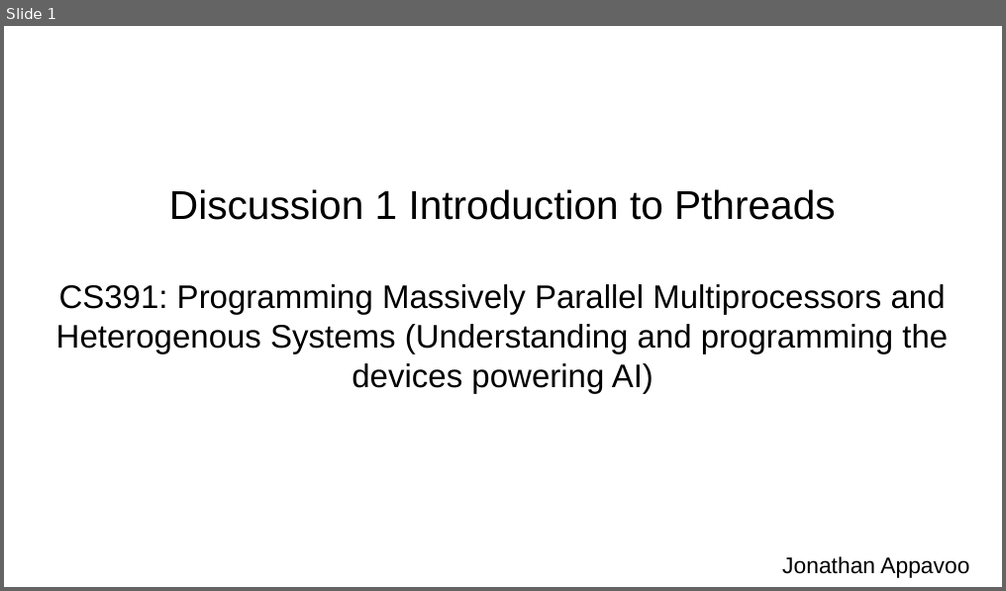
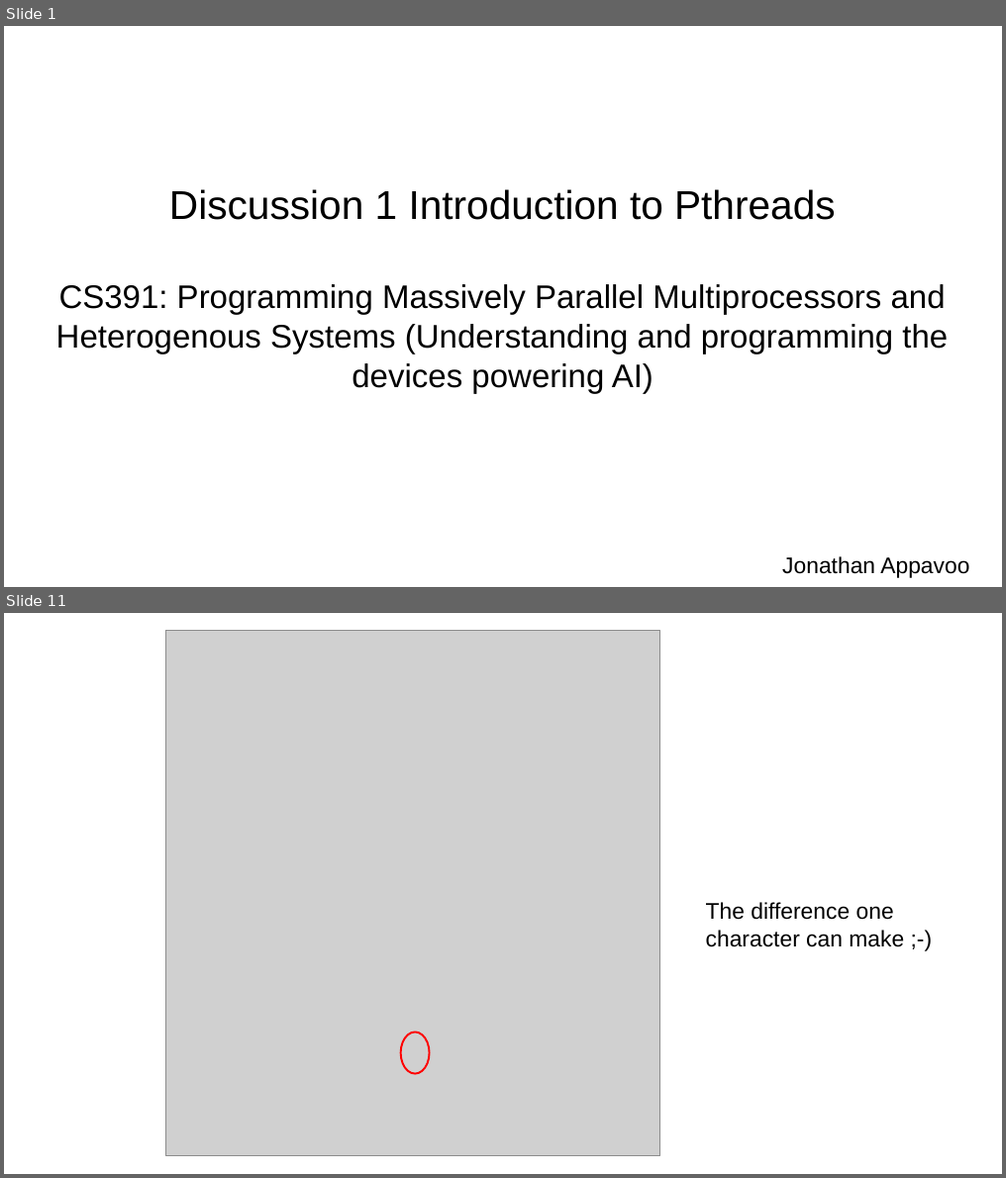
Before and after one commit to jappavoo/cudasudawuda, a slide deck: content/part1/disc0/slides.odp. Shown one above the other, each under a label of ours: slide 1 before the commit, slides 1 and 11 after it; the slides between them are not shown. The pictures are 1006x591 and 1006x1178 pixels, drawn with LibreOffice and Linux fonts; fonts in the diff are those of the drawing; grey boxes stand for pictures. Boxes give left, top, right and bottom in pixels: in the first picture for what was removed or moved away, otherwise in the second. Text is boxed around its words. In the diff, an @@ line names an element or a change of style, - is before the commit and + after.

```diff
--- a/content/part1/disc0/slides.odp
+++ b/content/part1/disc0/slides.odp
@@ slide 11 added at <box>4,613,1002,1174</box>, background #FFFFFF @@
@@ picture added at <box>166,630,660,1157</box> @@
@@ text added at <box>706,902,904,948</box>, 18 pt, text #000000 @@
+The difference one character can make ;-)
@@ ellipse added at <box>401,1033,430,1074</box>, outline #FF0000 1.5 pt @@
```
Also in this commit, not shown: 2 slides changed, 22 other slides added.
